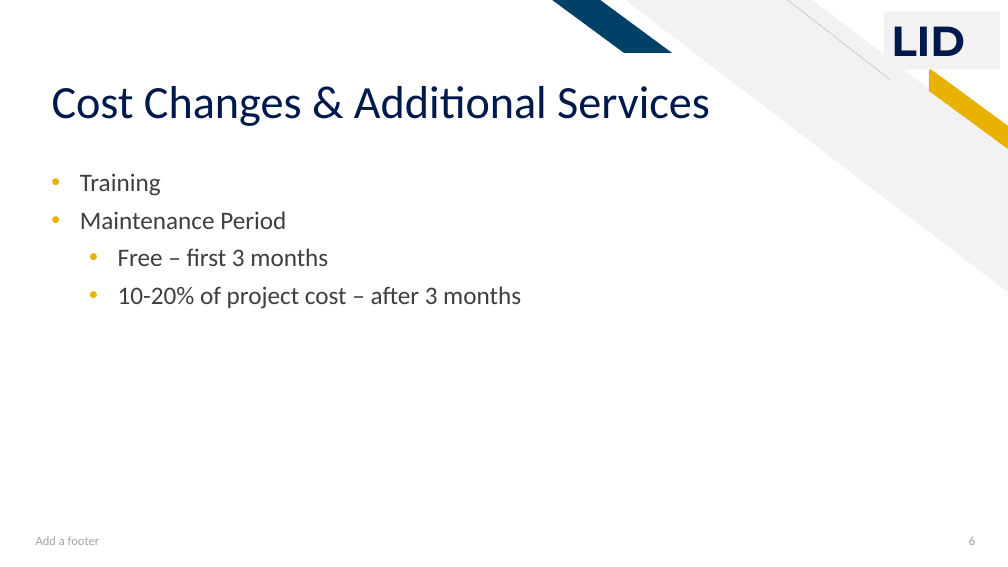
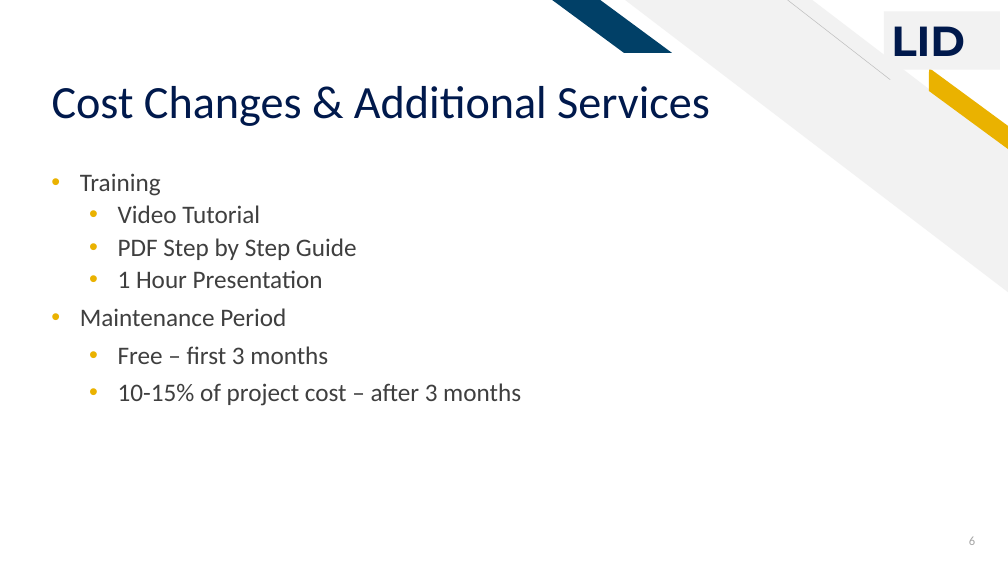
Before and after one commit to louiseanacosta/FIXED.Workshop4, a slide deck: slide 6 of TEAMLID_Presentation.pptx. Drawn at 1008x567 pixels with LibreOffice and Linux fonts; fonts in the diff are those of the drawing. Boxes give left, top, right and bottom in pixels: in the first picture for what was removed or moved away, otherwise in the second. Text is boxed around its words. In the diff, an @@ line names an element or a change of style, - is before the commit and + after.

Commit message:
Change powerpoint.

```diff
--- a/TEAMLID_Presentation.pptx
+++ b/TEAMLID_Presentation.pptx
@@ text at (118, 205, 357, 288): paragraphs added @@
+  • Video Tutorial
+  • PDF Step by Step Guide
+  • 1 Hour Presentation
@@ text at (118, 383, 521, 406): text changed @@
-    • 10-20% of project cost – after 3 months
+    • 10-15% of project cost – after 3 months
@@ text removed at (36, 536, 100, 545) @@
-Add a footer
```
Also in this commit, not shown: 4 other slides changed, 1 other file.
